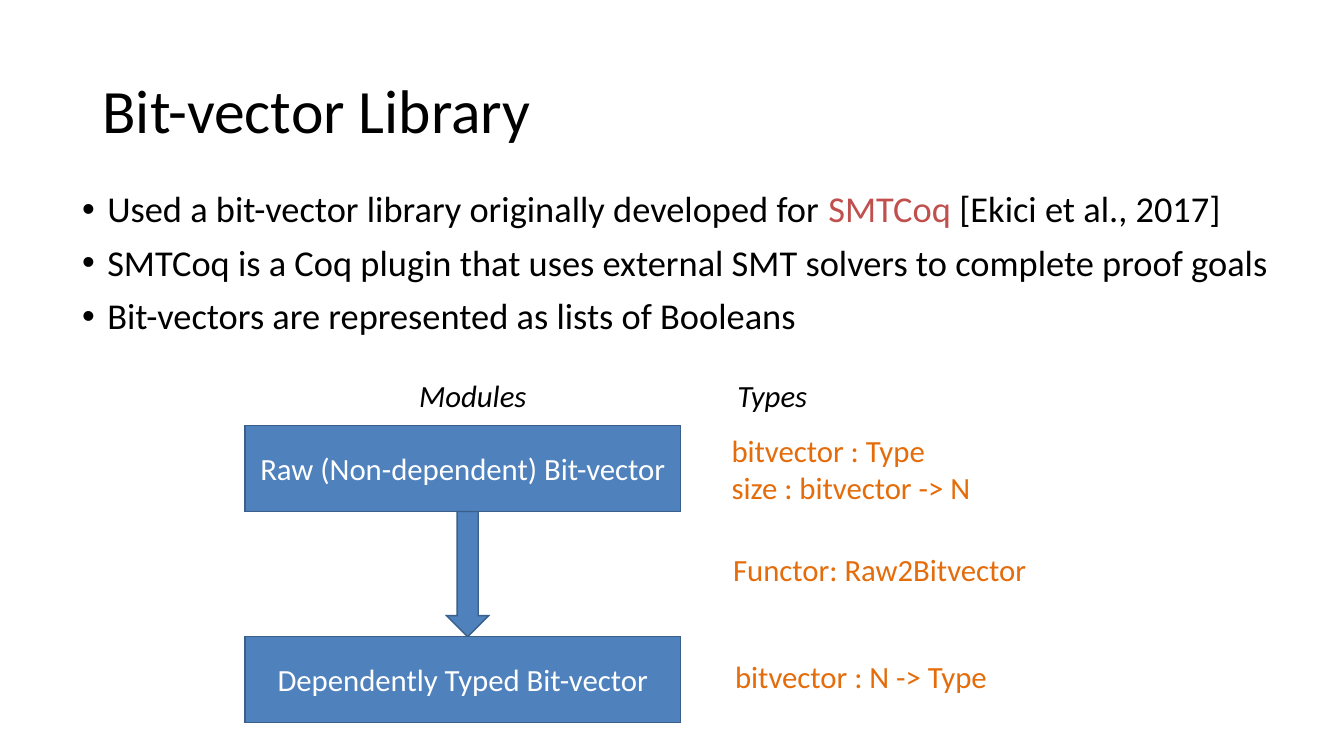
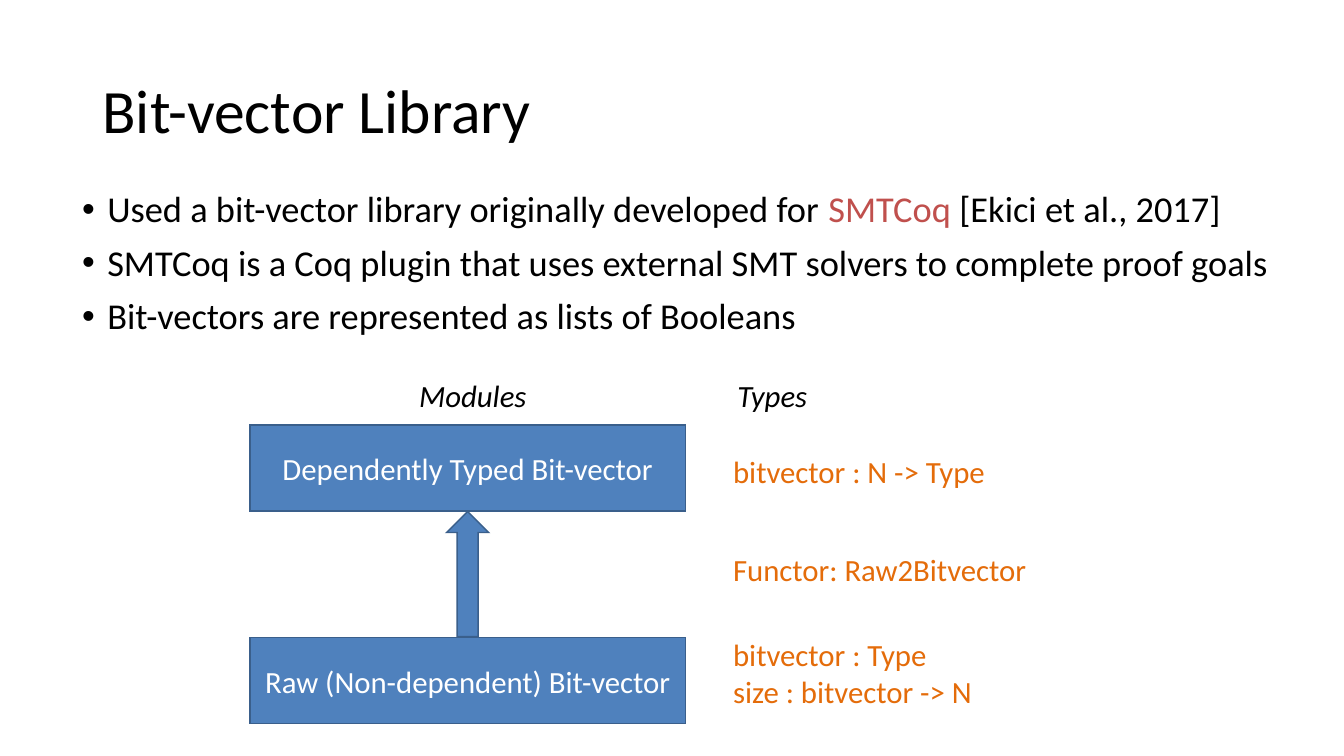
Before and after one commit to arjunvish/pxtp2019presentation, a slide deck: slide 12 of Presentation.pptx. Drawn at 1344x756 pixels with LibreOffice and Linux fonts; fonts in the diff are those of the drawing. Boxes give left, top, right and bottom in pixels: in the first picture for what was removed or moved away, otherwise in the second. Text is boxed around its words. In the diff, an @@ line names an element or a change of style, - is before the commit and + after.

```diff
--- a/Presentation.pptx
+++ b/Presentation.pptx
@@ rectangle "Dependently Typed Bit-vector": place and size @@
-rectangle "Dependently Typed Bit-vector" at bbox=[245, 637, 681, 723]
+rectangle "Dependently Typed Bit-vector" at bbox=[250, 425, 686, 511]
@@ text "bitvector : N -> Type": place and size @@
-text "bitvector : N -> Type" at bbox=[735, 666, 987, 693]
+text "bitvector : N -> Type" at bbox=[733, 461, 985, 488]
@@ right arrow at bbox=[447, 512, 489, 637]: rotation 90 to 270 degrees @@
@@ rectangle "Raw (Non-dependent) Bit-vector": place and size @@
-rectangle "Raw (Non-dependent) Bit-vector" at bbox=[245, 425, 681, 511]
+rectangle "Raw (Non-dependent) Bit-vector" at bbox=[250, 638, 686, 724]
@@ text "bitvector : Type size : ...": place and size @@
-text "bitvector : Type size : ..." at bbox=[732, 440, 970, 500]
+text "bitvector : Type size : ..." at bbox=[733, 644, 972, 704]
```
Also in this commit, not shown: 12 other slides changed, 1 slide added, 1 slide removed.
